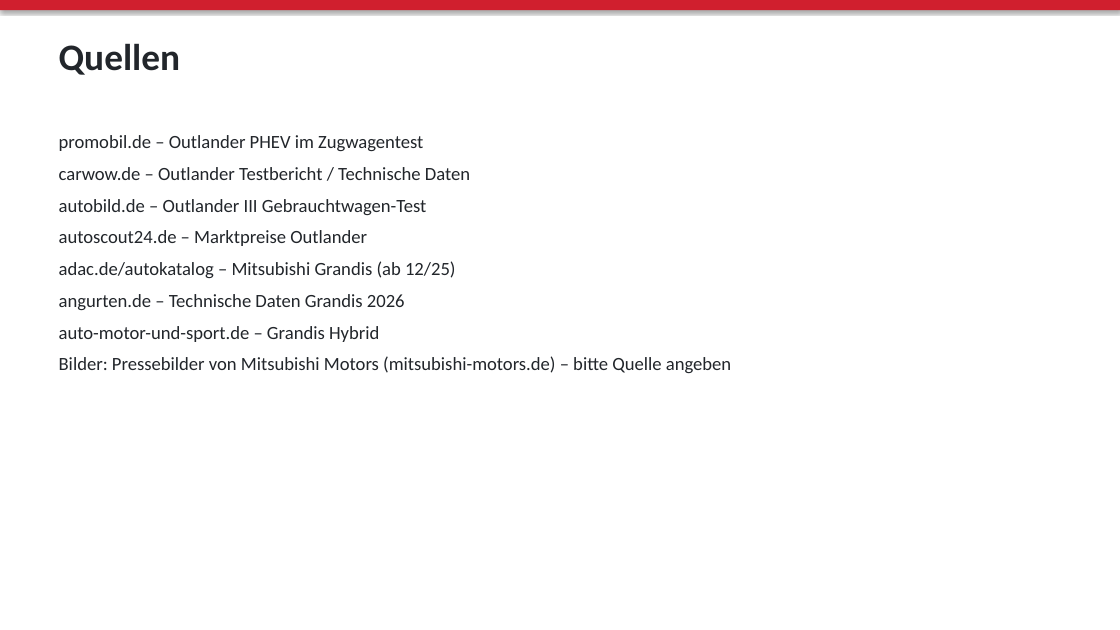
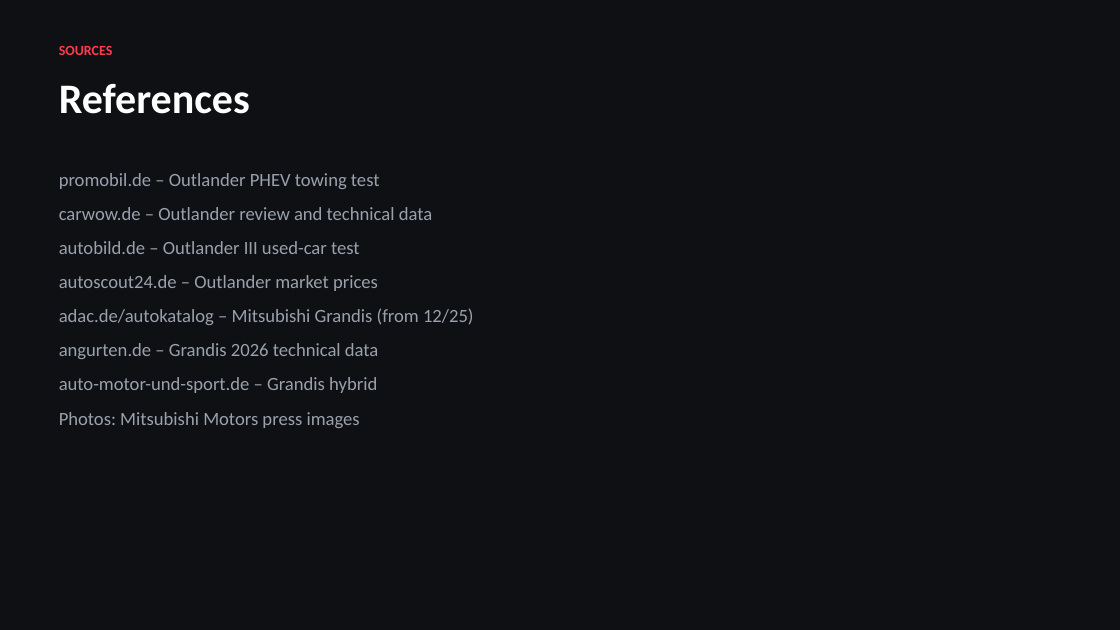
Before and after one commit to KetaLP-hub/Flux, a slide deck: slide 8 of Michael_Scott_Autoempfehlung.pptx. Drawn at 1120x630 pixels with LibreOffice and Linux fonts; fonts in the diff are those of the drawing. Boxes give left, top, right and bottom in pixels: in the first picture for what was removed or moved away, otherwise in the second. Text is boxed around its words. In the diff, an @@ line names an element or a change of style, - is before the commit and + after.

```diff
--- a/Michael_Scott_Autoempfehlung.pptx
+++ b/Michael_Scott_Autoempfehlung.pptx
@@ background #FFFFFF to #0E1014 @@
@@ rectangle removed at [0, 0, 1120, 10] @@
@@ text added at [59, 46, 113, 55], 12 pt, text #FF3B4E, bold @@
+SOURCES
@@ text at [59, 84, 250, 114]: text changed; size 32 to 36 pt; text colour #22262B to #FFFFFF @@
-Quellen
+References
@@ text at [59, 173, 474, 428]: text changed; text colour #22262B to #9AA1AC @@
-promobil.de – Outlander PHEV im Zugwagentest
-carwow.de – Outlander Testbericht / Technische Daten
-autobild.de – Outlander III Gebrauchtwagen-Test
-autoscout24.de – Marktpreise Outlander
-adac.de/autokatalog – Mitsubishi Grandis (ab 12/25)
-angurten.de – Technische Daten Grandis 2026
-auto-motor-und-sport.de – Grandis Hybrid
-Bilder: Pressebilder von Mitsubishi Motors (mitsubishi-motors.de) – bitte Quelle angeben
+promobil.de – Outlander PHEV towing test
+carwow.de – Outlander review and technical data
+autobild.de – Outlander III used-car test
+autoscout24.de – Outlander market prices
+adac.de/autokatalog – Mitsubishi Grandis (from 12/25)
+angurten.de – Grandis 2026 technical data
+auto-motor-und-sport.de – Grandis hybrid
+Photos: Mitsubishi Motors press images
```
Also in this commit, not shown: 7 slides added, 7 slides removed.
